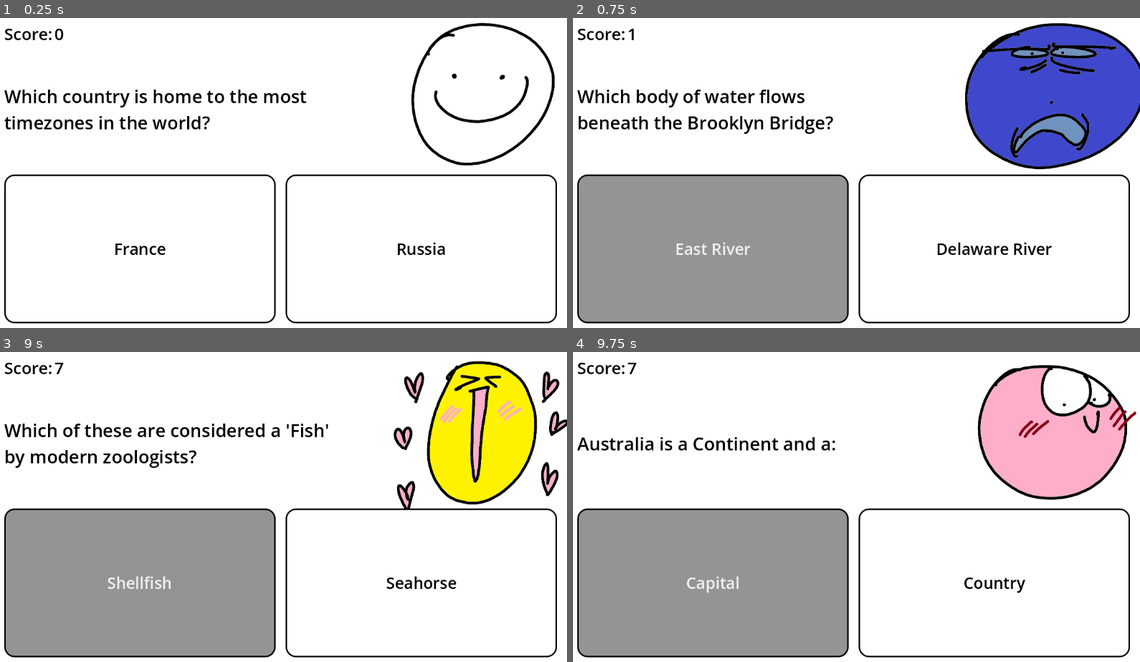
Above: before the commit, frames 1-4 (two rows, left to right).
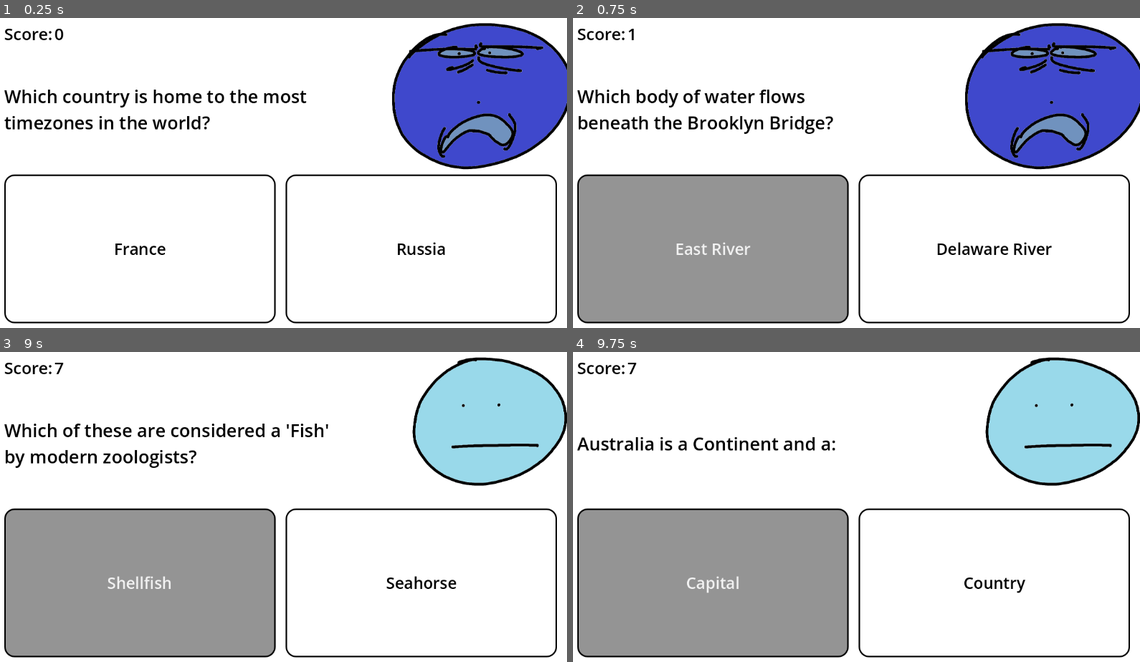
Above: after the commit, the same moments.

Repository: 2DPyramid/2D-Puzzle-Game_REPO
Game: Godot game, scene res://scenes/main.tscn
Same seed, same stepped clock (60 frames per second), same inputs: the game is played once before the commit and once after it.
Inputs:
- Up to frame 1 (0.25 s): no input
- Up to frame 2 (0.75 s): click "France" at 0.5 s
- Up to frame 3 (9 s): click "East River" at 1.25 s; click "7" at 2 s; click "a river" at 2.75 s; click "True" at 3.5 s; click "True, like other mammals, the…" at 4.25 s; click "He was murdered in a bean fie…" at 5 s; click "Delaware" at 5.75 s; click "Rat Tour" at 6.5 s; click "Men" at 7.25 s; click "a bog mummy" at 8 s; click "True, they sweat." at 8.75 s
- Up to frame 4 (9.75 s): click "Shellfish" at 9.5 s

The runs differ from the first frame. In frame 1, 12% of the frame differs, in the area x 69-100%, y 1-49%; in frame 2, nothing differs; in frame 3, 10%; in frame 4, 10%.

Commit message:
03 16 3:30 PM

Diff:
--- a/2dTriviaGame/scenes/main.tscn
+++ b/2dTriviaGame/scenes/main.tscn
@@ -99,8 +99,7 @@
 [node name="reaction" parent="MarginContainer/VBoxContainer/question" unique_id=54342535 instance=ExtResource("2_sugp2")]
 position = Vector2(964, 89)
 scale = Vector2(0.5, 0.5)
-animation = &"1"
-autoplay = "2"
+animation = &"0"
 
 [node name="Label" type="Label" parent="MarginContainer/VBoxContainer/question" unique_id=1968995364]
 custom_minimum_size = Vector2(800, 200)
--- a/2dTriviaGame/script/main.gd
+++ b/2dTriviaGame/script/main.gd
@@ -41,22 +41,22 @@
 
 func _on_button_pressed(index: int) -> void:
 
-	#if correctAns < 2:
-		#reaction.play("0")
-	#elif correctAns > 2 and correctAns < 5:
-		#reaction.play("1")
-	#elif correctAns == 5:
-		#reaction.play("2")
-	#elif correctAns > 5 and correctAns < 7:
-		#reaction.play("3")
-	#elif correctAns >= 7:
-		#reaction.play("4")
+	if correctAns < 5:
+		reaction.play("0")
+	elif correctAns >= 5 and correctAns < 10:
+		reaction.play("1")
+	elif correctAns == 10:
+		reaction.play("2")
+	elif correctAns > 10 and correctAns < 15:
+		reaction.play("3")
+	elif correctAns >= 15:
+		reaction.play("4")
 
-	var animation_list = reaction.sprite_frames.get_animation_names()
-	var random_index = randi() % animation_list.size()
-	var random_anim = animation_list[random_index]
-	reaction.play(random_anim)
-	##display random reaction sprite
+	#var animation_list = reaction.sprite_frames.get_animation_names()
+	#var random_index = randi() % animation_list.size()
+	#var random_anim = animation_list[random_index]
+	#reaction.play(random_anim)
+	#display random reaction sprite
 
 
 	var correct = Global.data[current]["correct"]
